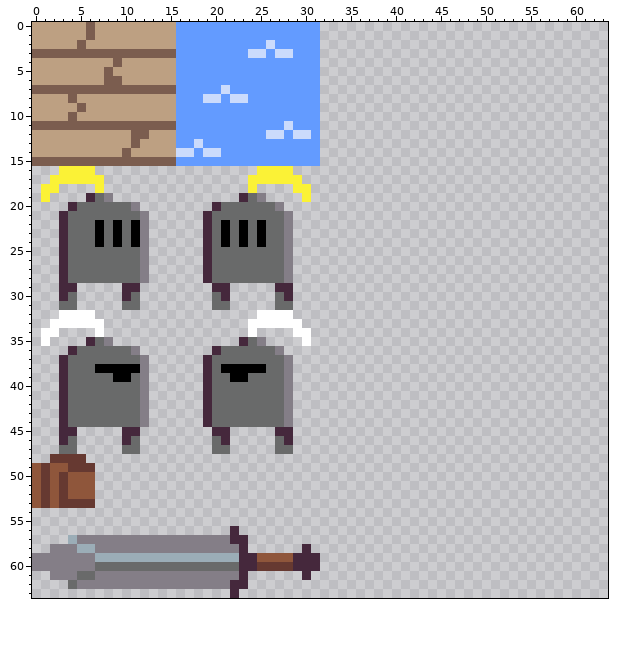
Pixel-art sprite -- dev/i.png. Above, as it was before the edit.
The file is 64x64 pixels.
After:
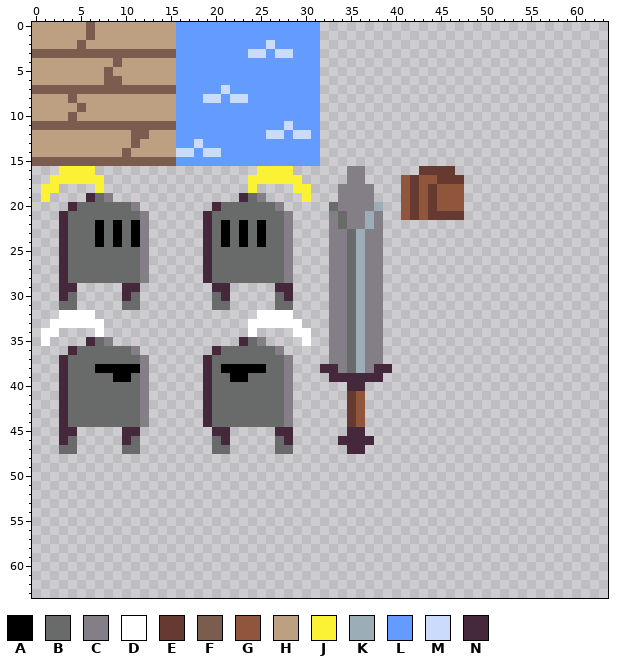
Palette (. is transparent): A #000000  B #696a6a  C #847e87  D #ffffff  E #663931  F #7b5d4f  G #8f563b  H #bda082  J #fbf236  K #9badb7  L #639bff  M #cbdbfc  N #45283c
Difference:
y 16: x 35..36 .. -> CC; x 43..46 .... -> EEEE
y 17: x 35..36 .. -> CC; x 41..47 ....... -> GEGGEEE
y 18..19: x 34..37 .... -> CCCC; x 41..47 ....... -> GEGEGGG
y 20: x 33..38 ...... -> BCCCCK; x 41..47 ....... -> GEGEGGG
y 21: x 33..38 ...... -> CBCCKC; x 41..47 ....... -> GEGEEEE
y 22: x 33..38 ...... -> CBCCKC
y 23..37: x 33..38 ...... -> CCBKCC
y 38: x 32..39 ........ -> NNCBKCNN
y 39: x 33..38 ...... -> NNNNNN
y 40: x 35..36 .. -> NN
y 41..44: x 35..36 .. -> EG
y 45: x 35..36 .. -> NN
y 46: x 34..37 .... -> NNNN
y 47: x 35..36 .. -> NN
y 48: x 2..5 EEEE -> ....
y 49: x 0..6 GEGGEEE -> .......
y 50..52: x 0..6 GEGEGGG -> .......
y 53: x 0..6 GEGEEEE -> .......
y 56: x 22 N -> .
y 57: x 4..23 KCCCCCCCCCCCCCCCCCNN -> ....................
y 58: x 2..23 CCCKKCCCCCCCCCCCCCCCCN -> ......................; x 30 N -> .
y 59: x 0..31 CCCCCCCKKKKKKKKKKKKKKKKNNGGGGNNN -> ................................
y 60: x 0..31 CCCCCCCBBBBBBBBBBBBBBBBNNEEEENNN -> ................................
y 61: x 2..23 CCCBBCCCCCCCCCCCCCCCCN -> ......................; x 30 N -> .
y 62: x 4..23 BCCCCCCCCCCCCCCCCCNN -> ....................
y 63: x 22 N -> .
Where, in picture pixels (left, top, right, bottom), the same in both pictures:
added: (320, 166, 464, 454)
erased: (32, 454, 95, 508)
erased: (32, 526, 320, 598)
